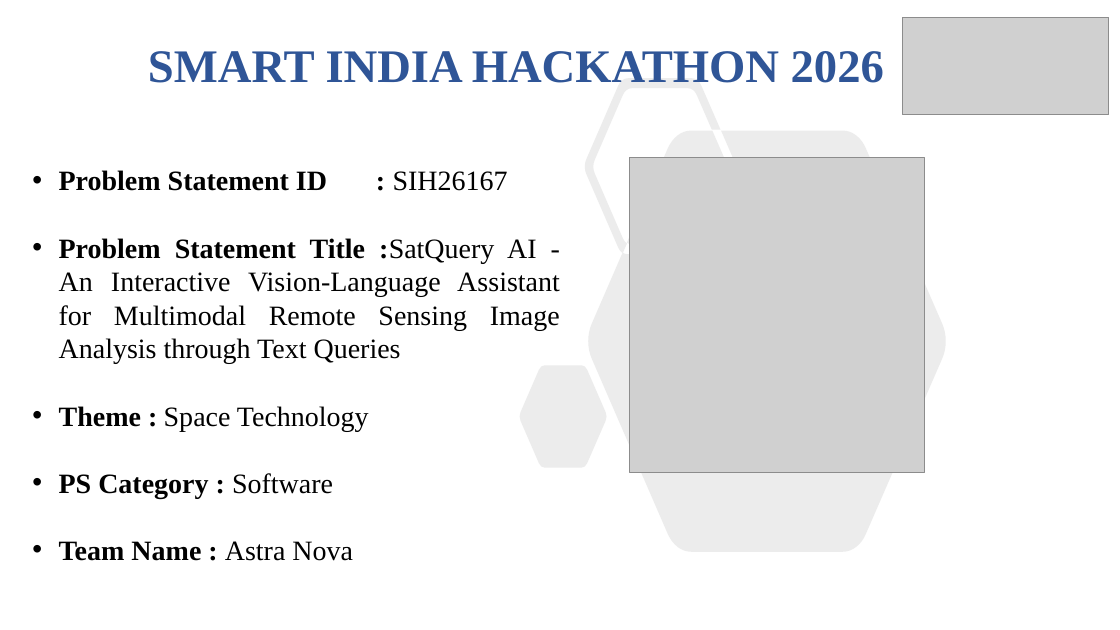
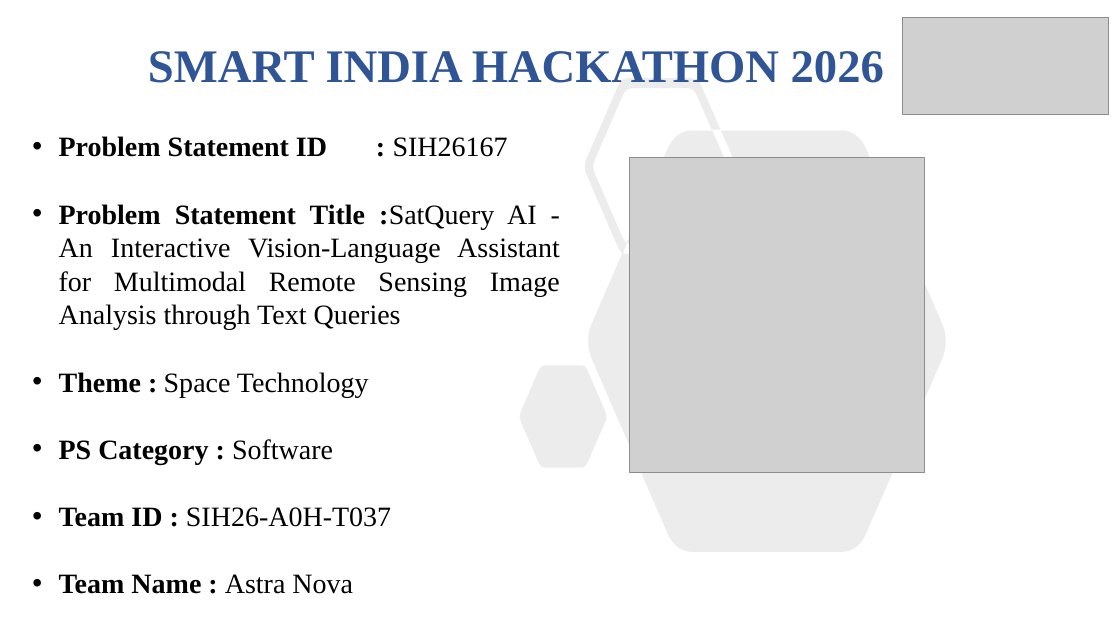
Before and after one commit to Abinash232/SIH26-A0H-T037, a slide deck: slide 1 of share/SIH26-A0H-T037-SIH26167_Presentation.pptx. Drawn at 1120x630 pixels with LibreOffice and Linux fonts; fonts in the diff are those of the drawing; grey boxes stand for pictures. Boxes give left, top, right and bottom in pixels: in the first picture for what was removed or moved away, otherwise in the second. Text is boxed around its words. In the diff, an @@ line names an element or a change of style, - is before the commit and + after.

```diff
--- a/share/SIH26-A0H-T037-SIH26167_Presentation.pptx
+++ b/share/SIH26-A0H-T037-SIH26167_Presentation.pptx
@@ text "Problem Statement ID : SIH26167": place and size @@
-text "Problem Statement ID : SIH26167" at [59,170,560,561]
+text "Problem Statement ID : SIH26167" at [59,136,560,594]
@@ text at [59,507,391,527]: paragraph added @@
+• Team ID : SIH26-A0H-T037
```
